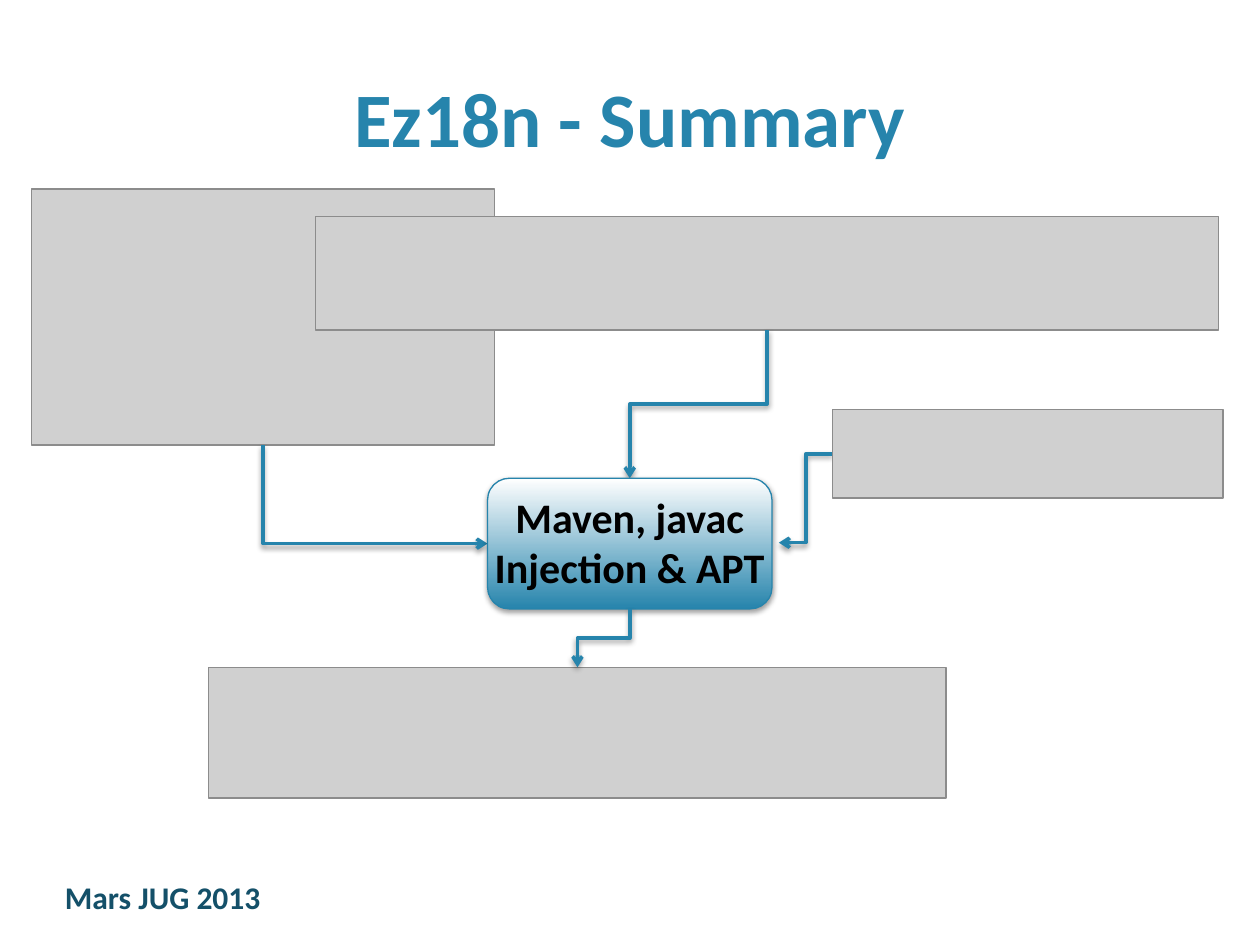
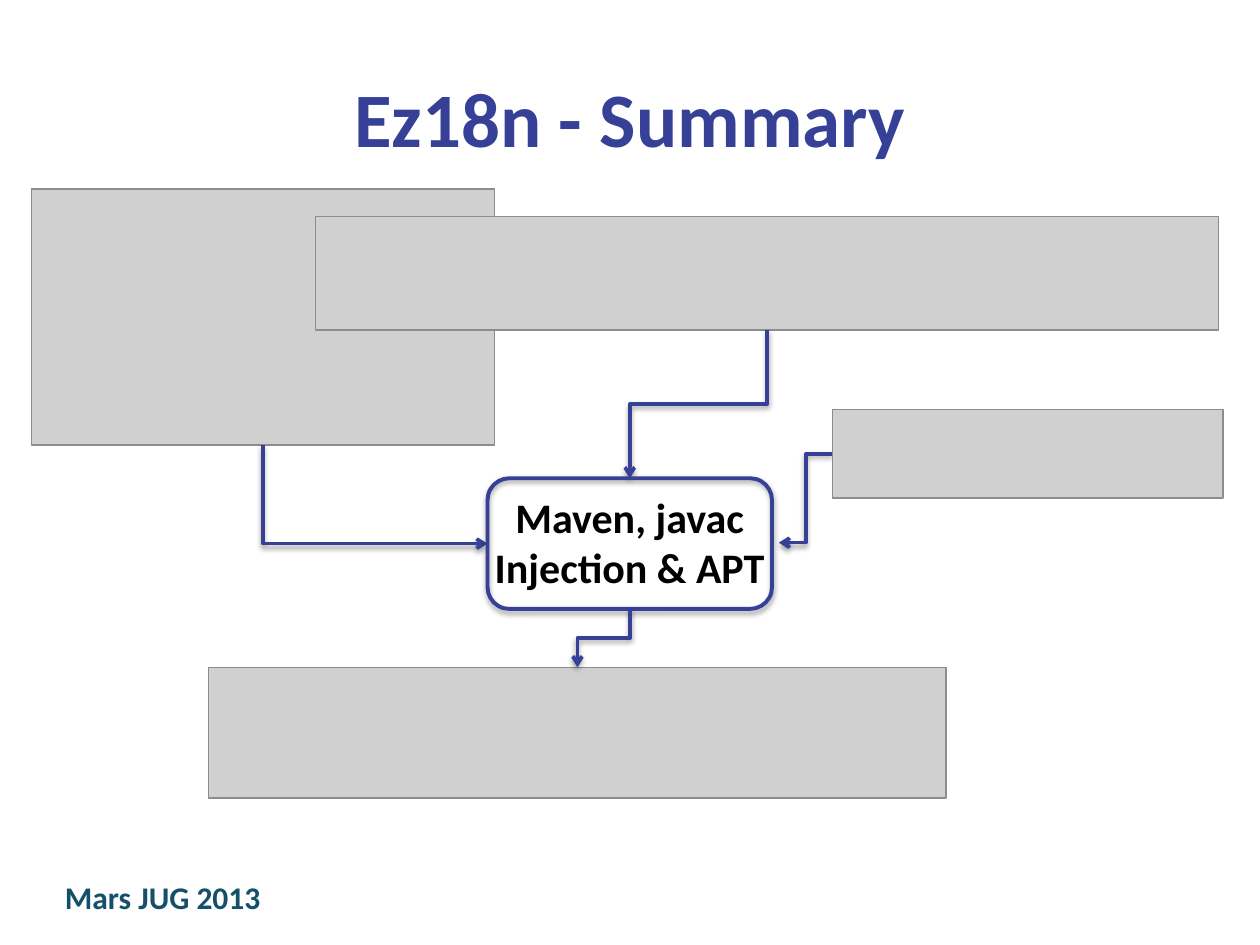
Before and after one commit to JustinRudat/ez18n, a slide deck: slide 37 of ez18n-slides/Jugs2013/SmartAnnotationProcessing_2013.pptx. Drawn at 1260x945 pixels with LibreOffice and Linux fonts; fonts in the diff are those of the drawing; grey boxes stand for pictures; background and template pictures are left out. Boxes give left, top, right and bottom in pixels: in the first picture for what was removed or moved away, otherwise in the second. Text is boxed around its words. In the diff, an @@ line names an element or a change of style, - is before the commit and + after.

```diff
--- a/ez18n-slides/Jugs2013/SmartAnnotationProcessing_2013.pptx
+++ b/ez18n-slides/Jugs2013/SmartAnnotationProcessing_2013.pptx
@@ title "Ez18n - Summary" at [354,94,905,159]: text colour #2684AC to #364097 @@
@@ elbow arrow (767, 330) - (630, 479): stroke #2684AC 2 pt to #364097 2 pt @@
@@ elbow arrow (263, 445) - (488, 543): stroke #2684AC 2 pt to #364097 2 pt @@
@@ rounded rectangle at [488,479,772,610]: fill gradient #2684AC to #FFFFFF to none; outline #2684AC 0.75 pt to #364097 2.25 pt @@
@@ elbow arrow (833, 454) - (779, 543): stroke #2684AC 2 pt to #364097 2 pt @@
@@ elbow arrow (630, 609) - (577, 668): stroke #2684AC 2 pt to #364097 2 pt @@
```
Also in this commit, not shown: 41 other slides changed, 1 other file.
